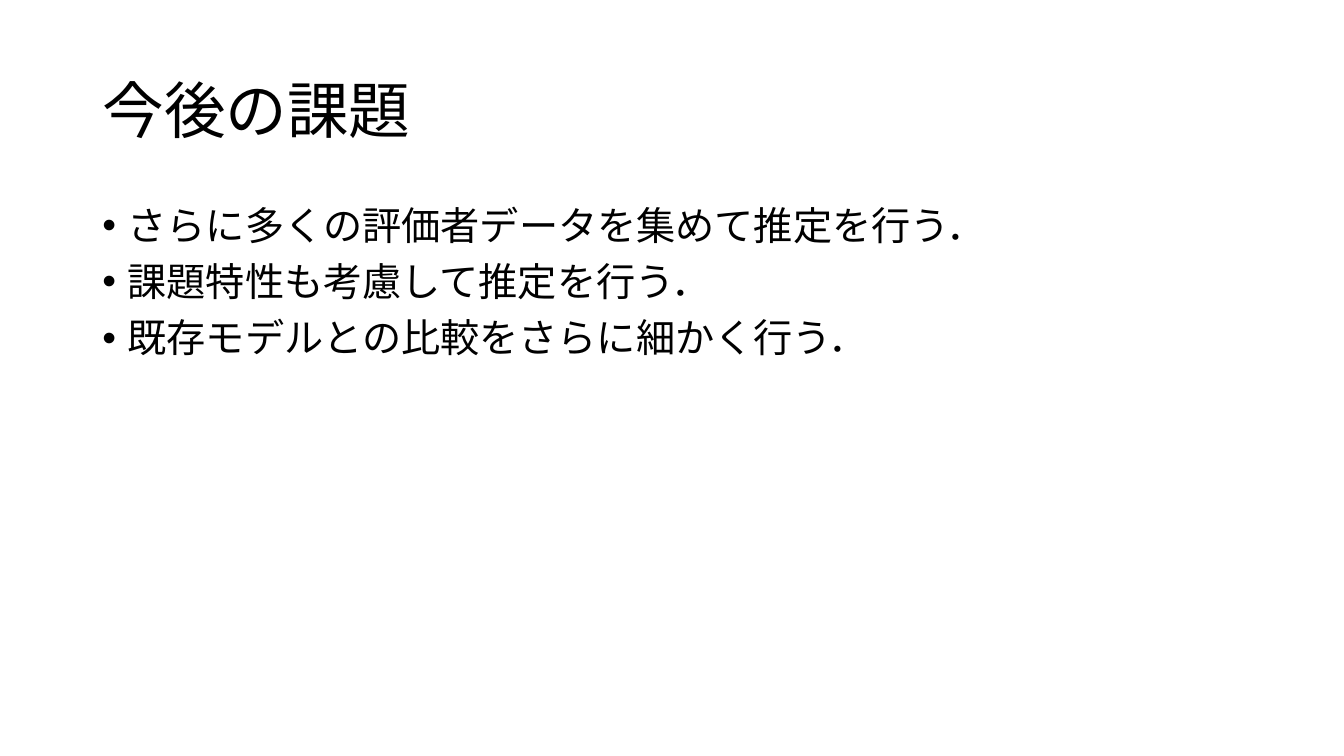
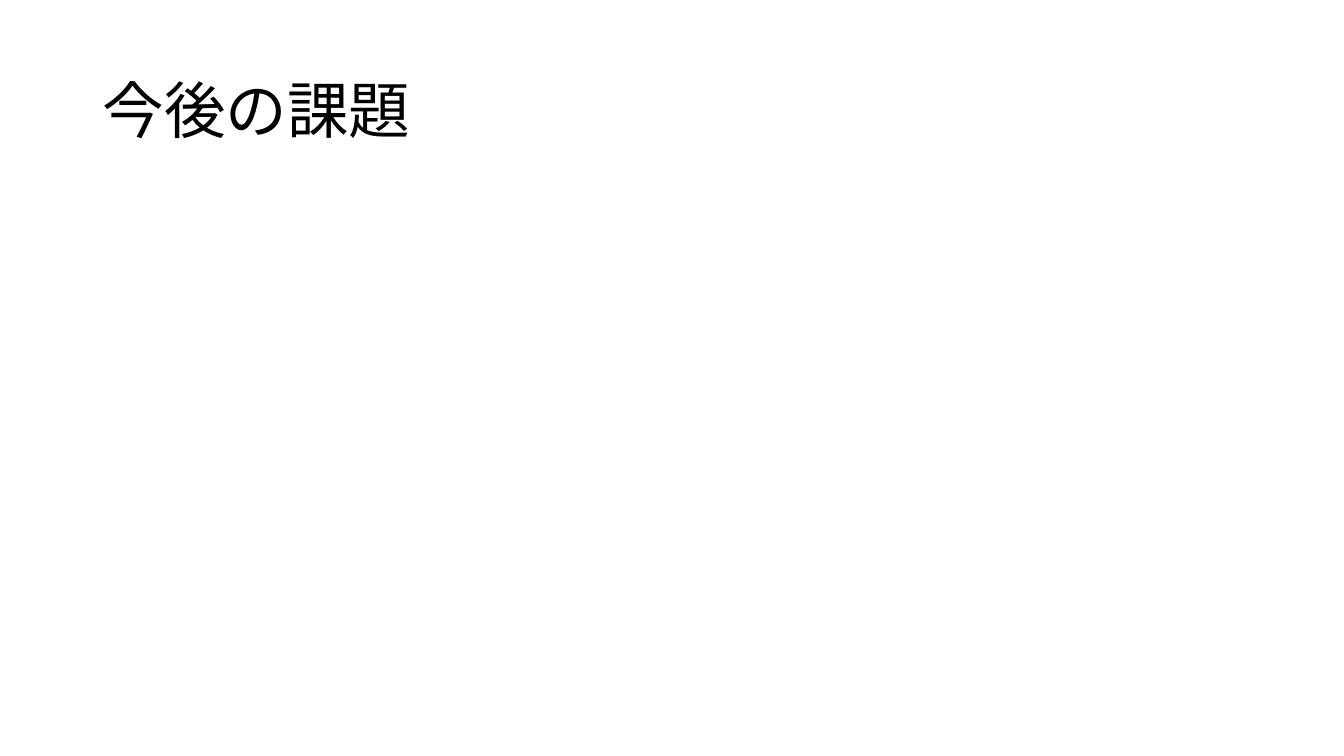
Before and after one commit to Mayu925/lab, a slide deck: slide 12 of chukan/発表スライド.pptx (slide 9 before the commit). Drawn at 1344x756 pixels with LibreOffice and Linux fonts; fonts in the diff are those of the drawing; grey boxes stand for pictures. Boxes give left, top, right and bottom in pixels: in the first picture for what was removed or moved away, otherwise in the second. Text is boxed around its words. In the diff, an @@ line names an element or a change of style, - is before the commit and + after.

```diff
--- a/chukan/発表スライド.pptx
+++ b/chukan/発表スライド.pptx
@@ text removed at <box>128,206,986,356</box> @@
-• さらに多くの評価者データを集めて推定を行う．
-• 課題特性も考慮して推定を行う．
-• 既存モデルとの比較をさらに細かく行う．
```
Also in this commit, not shown: 5 other slides changed, 3 slides added, 10 other files.
